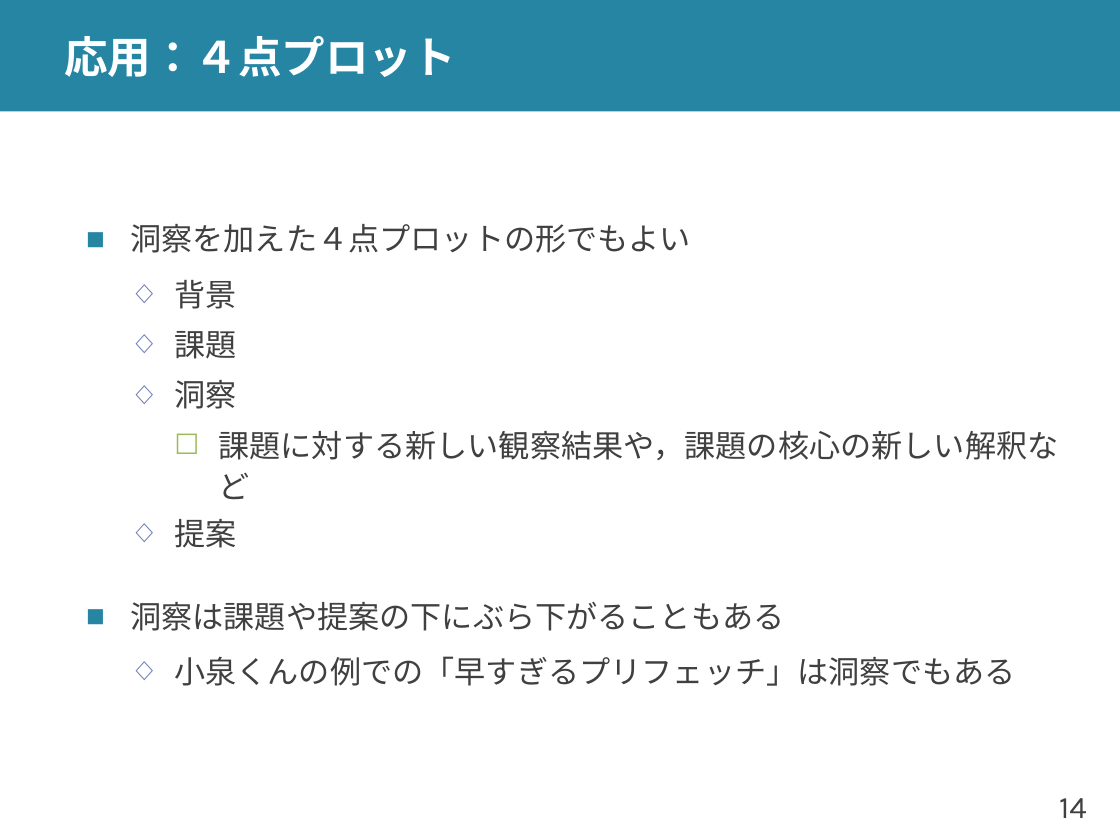
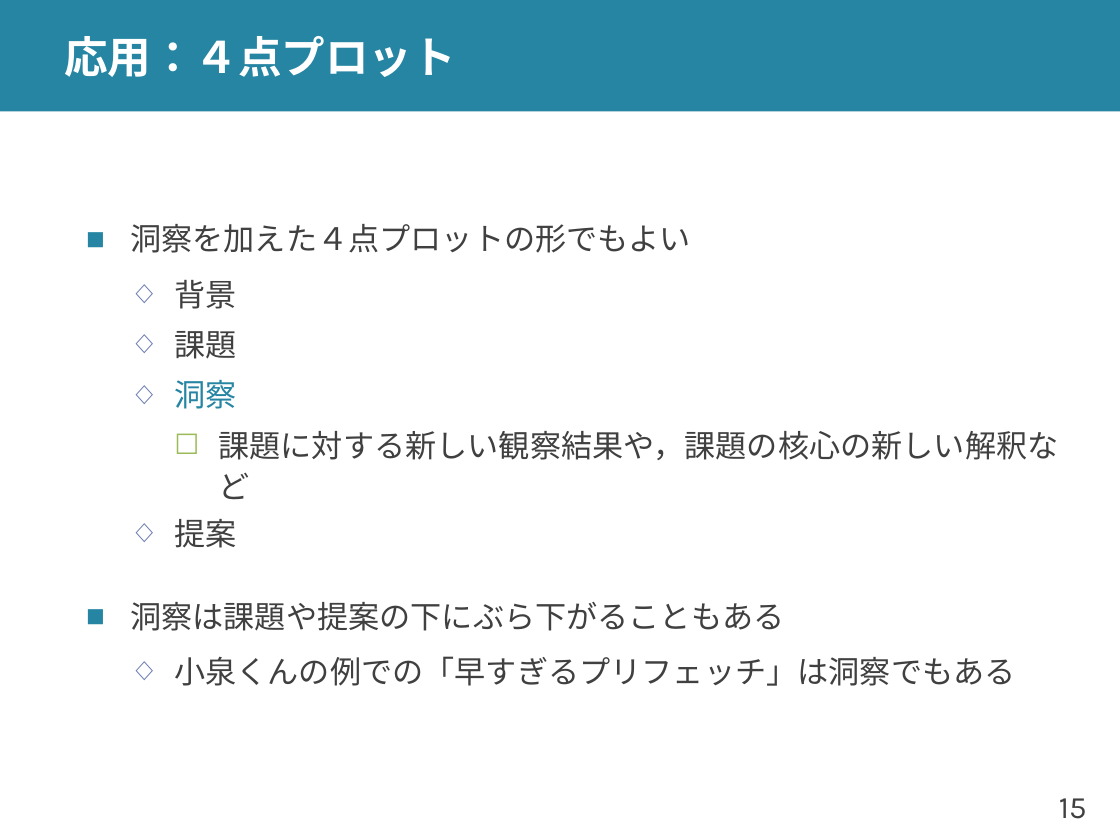
Before and after one commit to shioya-lab/how-to, a slide deck: slide 15 of plot.pptx (slide 14 before the commit). Drawn at 1120x840 pixels with LibreOffice and Linux fonts; fonts in the diff are those of the drawing. Boxes give left, top, right and bottom in pixels: in the first picture for what was removed or moved away, otherwise in the second. Text is boxed around its words. In the diff, an @@ line names an element or a change of style, - is before the commit and + after.

```diff
--- a/plot.pptx
+++ b/plot.pptx
@@ text at bbox=[174, 380, 236, 409]: text colour #404040 to #2585A3 in "洞察" @@
@@ page number at bbox=[1059, 798, 1087, 819]: text changed @@
-14
+15
```
Also in this commit, not shown: 6 other slides changed, 10 slides added, 1 other file.
